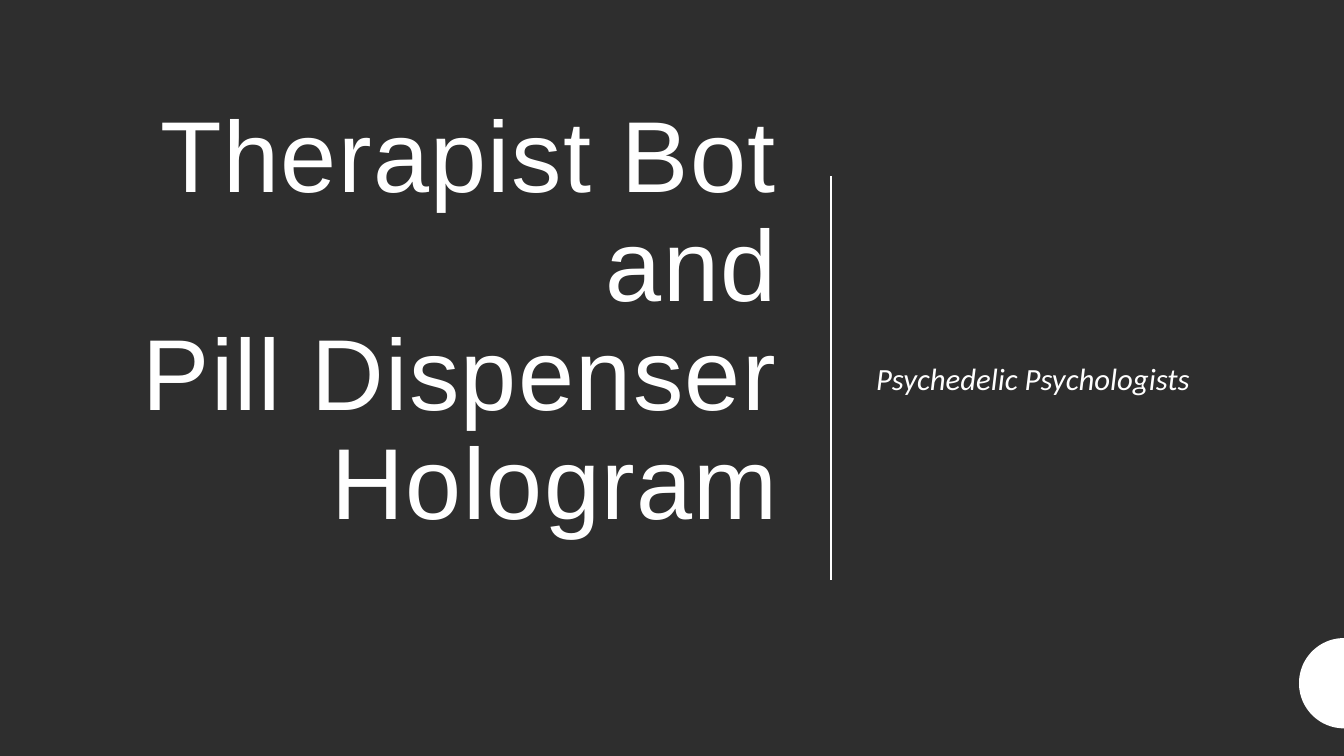
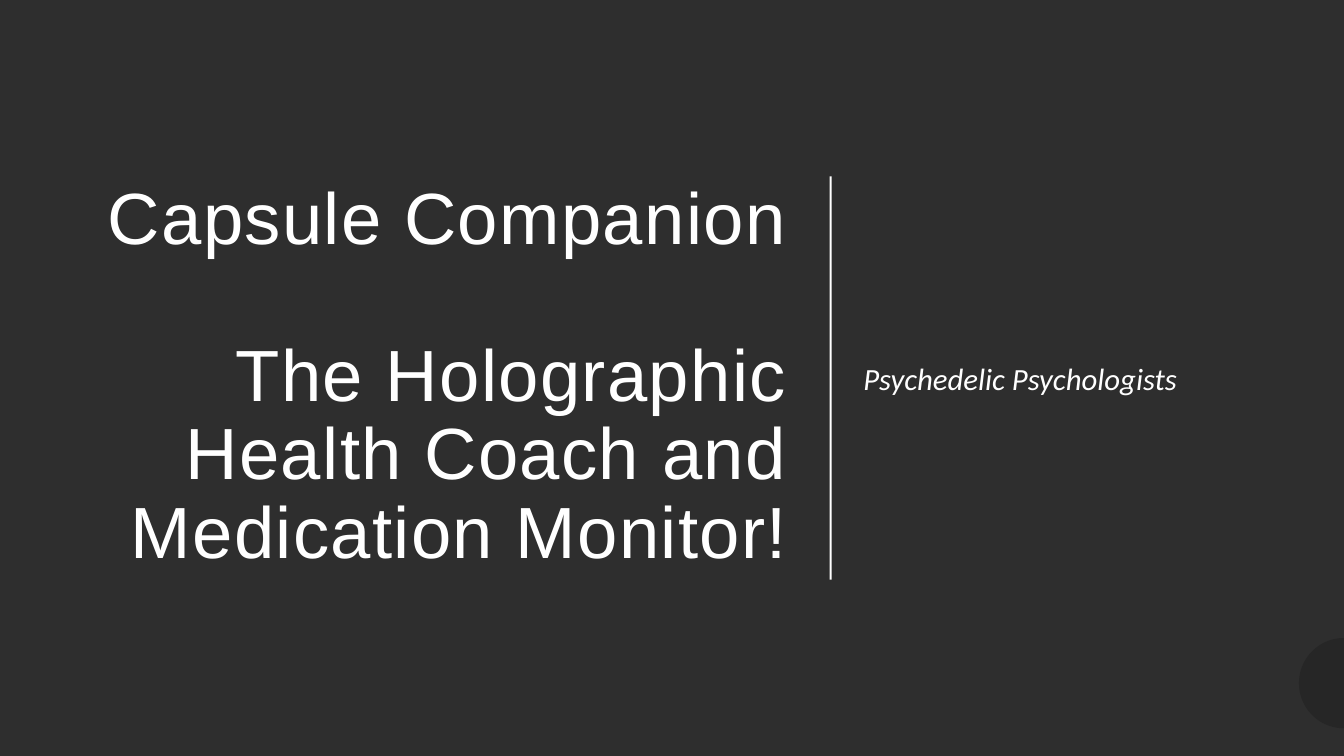
Before and after one commit to Ian-Boraks/2023RoboTech-Capsule-Companion, a slide deck: slide 1 of SlideDeck.pptx. Drawn at 1344x756 pixels with LibreOffice and Linux fonts; fonts in the diff are those of the drawing. Boxes give left, top, right and bottom in pixels: in the first picture for what was removed or moved away, otherwise in the second. Text is boxed around its words. In the diff, an @@ line names an element or a change of style, - is before the commit and + after.

```diff
--- a/SlideDeck.pptx
+++ b/SlideDeck.pptx
@@ background #2F2F2F to #2E2E2E @@
@@ rectangle at <box>0,0,1344,756</box>: fill #2F2F2F to #2E2E2E @@
@@ subtitle "Psychedelic Psychologists": place and size @@
-subtitle "Psychedelic Psychologists" at <box>876,368,1190,396</box>
+subtitle "Psychedelic Psychologists" at <box>863,368,1177,396</box>
@@ title at <box>108,191,787,559</box>: text changed; size 72 to 51.8 pt @@
-Therapist Bot and Pill Dispenser Hologram
+Capsule Companion
+The Holographic Health Coach and Medication Monitor!
@@ freeform shape at <box>1300,637,1344,728</box>: fill #FFFFFF to #262626; outline redrawn @@
@@ freeform shape at <box>1300,638,1344,729</box>: fill #FFFFFF to #262626; outline redrawn @@
```
Also in this commit, not shown: 5 other slides changed, 2 other files.
